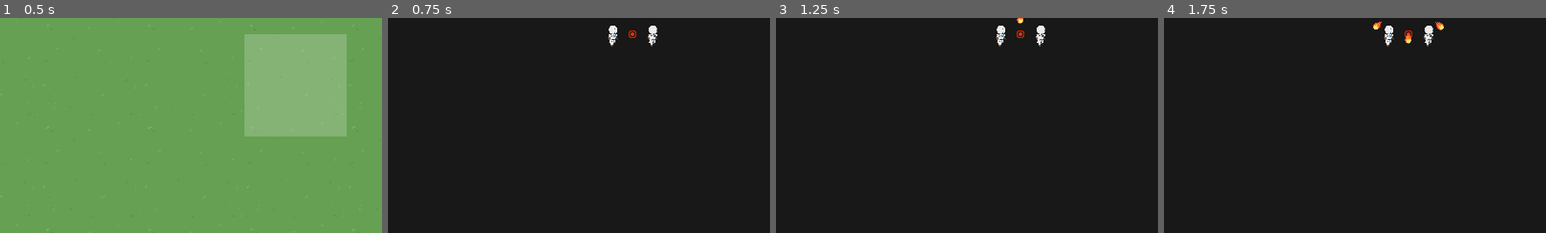
Above: before the commit, frames 1-4 (left to right).
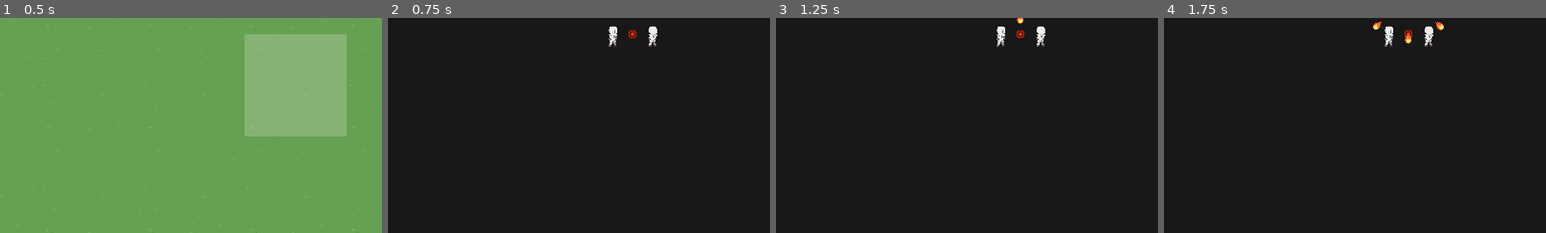
Above: after the commit, the same moments.

Repository: Hokome/BulletHellJam5
Game: Godot game, scene res://game.tscn
The game is run twice, just before and just after one commit, with the same random seed, the same clock (stepped at 60 frames per second) and the same inputs.
Inputs (mouse positions are % of the whole screen's width and height, from its top left):
- Up to frame 1 (0.5 s): no input
- Up to frame 2 (0.75 s): click "End" at 0.5 s
- Up to frame 3 (1.25 s): no input
- Up to frame 4 (1.75 s): tap Enter at 1.25 s; move the mouse to (50, 50) at 1.27 s; click (50, 50) at 1.35 s
The pictures show only the part of the screen within x 18-68%, y 46-96%; the shares and areas given below are measured in that part.

Frame 1 is identical in both runs. In frame 2, 0.2% of the frame differs, in the area x 57-71%, y 3-14%; in frame 3, 0.2%; in frame 4, 0.2%.

Commit message:
Applied Unit Animation

Diff:
--- a/units/ally/unit.tscn
+++ b/units/ally/unit.tscn
@@ -29,8 +29,7 @@
 [node name="sprite" type="AnimatedSprite2D" parent="."]
 scale = Vector2(0.5, 0.5)
 sprite_frames = ExtResource("3_bkyh2")
-animation = &"run"
-frame_progress = 0.616059
+animation = &"attack"
 
 [node name="collider" type="CollisionShape2D" parent="."]
 shape = SubResource("RectangleShape2D_j47w0")
--- a/units/ally/unit_frames.tres
+++ b/units/ally/unit_frames.tres
@@ -1,36 +1,54 @@
-[gd_resource type="SpriteFrames" load_steps=8 format=3 uid="uid://cjfujb72qqmkf"]
+[gd_resource type="SpriteFrames" load_steps=11 format=3 uid="uid://cjfujb72qqmkf"]
 
 [ext_resource type="Texture2D" uid="uid://dtuhcjag2ck76" path="res://units/ally/unit.png" id="1_bcnwj"]
 
-[sub_resource type="AtlasTexture" id="AtlasTexture_v082p"]
+[sub_resource type="AtlasTexture" id="AtlasTexture_eggbu"]
+atlas = ExtResource("1_bcnwj")
+region = Rect2(0, 512, 256, 256)
+
+[sub_resource type="AtlasTexture" id="AtlasTexture_1hl00"]
+atlas = ExtResource("1_bcnwj")
+region = Rect2(256, 512, 256, 256)
+
+[sub_resource type="AtlasTexture" id="AtlasTexture_hc3k5"]
+atlas = ExtResource("1_bcnwj")
+region = Rect2(512, 512, 256, 256)
+
+[sub_resource type="AtlasTexture" id="AtlasTexture_mlbcc"]
 atlas = ExtResource("1_bcnwj")
 region = Rect2(512, 256, 256, 256)
 
-[sub_resource type="AtlasTexture" id="AtlasTexture_2is32"]
-atlas = ExtResource("1_bcnwj")
-region = Rect2(256, 256, 256, 256)
-
-[sub_resource type="AtlasTexture" id="AtlasTexture_shbup"]
+[sub_resource type="AtlasTexture" id="AtlasTexture_l75gq"]
 atlas = ExtResource("1_bcnwj")
 region = Rect2(0, 0, 256, 256)
 
-[sub_resource type="AtlasTexture" id="AtlasTexture_lutw7"]
+[sub_resource type="AtlasTexture" id="AtlasTexture_psxbs"]
 atlas = ExtResource("1_bcnwj")
 region = Rect2(256, 0, 256, 256)
 
-[sub_resource type="AtlasTexture" id="AtlasTexture_gamte"]
+[sub_resource type="AtlasTexture" id="AtlasTexture_l0fhe"]
 atlas = ExtResource("1_bcnwj")
 region = Rect2(512, 0, 256, 256)
 
-[sub_resource type="AtlasTexture" id="AtlasTexture_dkr5o"]
+[sub_resource type="AtlasTexture" id="AtlasTexture_ss5qn"]
 atlas = ExtResource("1_bcnwj")
 region = Rect2(0, 256, 256, 256)
+
+[sub_resource type="AtlasTexture" id="AtlasTexture_lvyju"]
+atlas = ExtResource("1_bcnwj")
+region = Rect2(256, 256, 256, 256)
 
 [resource]
 animations = [{
 "frames": [{
 "duration": 1.0,
-"texture": SubResource("AtlasTexture_v082p")
+"texture": SubResource("AtlasTexture_eggbu")
+}, {
+"duration": 1.0,
+"texture": SubResource("AtlasTexture_1hl00")
+}, {
+"duration": 1.0,
+"texture": SubResource("AtlasTexture_hc3k5")
 }],
 "loop": true,
 "name": &"attack",
@@ -38,7 +56,7 @@
 }, {
 "frames": [{
 "duration": 1.0,
-"texture": SubResource("AtlasTexture_2is32")
+"texture": SubResource("AtlasTexture_mlbcc")
 }],
 "loop": true,
 "name": &"idle",
@@ -46,16 +64,19 @@
 }, {
 "frames": [{
 "duration": 1.0,
-"texture": SubResource("AtlasTexture_shbup")
+"texture": SubResource("AtlasTexture_l75gq")
 }, {
 "duration": 1.0,
-"texture": SubResource("AtlasTexture_lutw7")
+"texture": SubResource("AtlasTexture_psxbs")
 }, {
 "duration": 1.0,
-"texture": SubResource("AtlasTexture_gamte")
+"texture": SubResource("AtlasTexture_l0fhe")
 }, {
 "duration": 1.0,
-"texture": SubResource("AtlasTexture_dkr5o")
+"texture": SubResource("AtlasTexture_ss5qn")
+}, {
+"duration": 1.0,
+"texture": SubResource("AtlasTexture_lvyju")
 }],
 "loop": true,
 "name": &"run",
